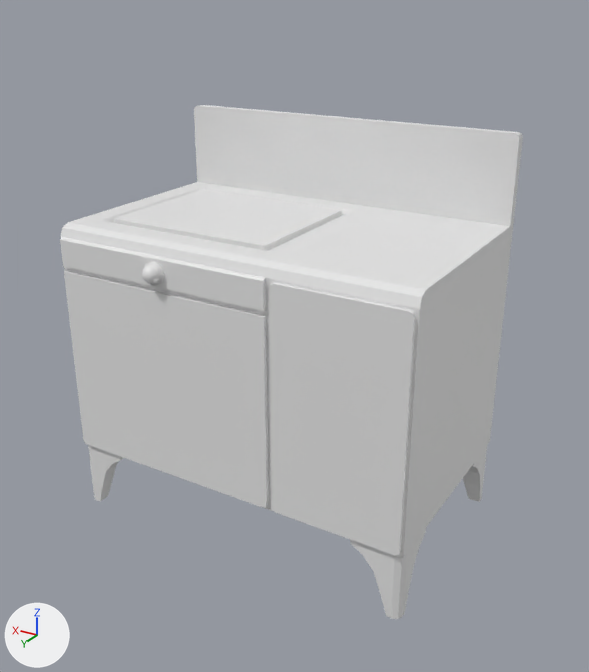
The FBX model Assets/Models/Decoration/Kitchen/Componentes/K_Fogones.fbx: old version first, new version second.
The view is the same before and after, from a camera (50 mm lens) standing at (-1.069, 1.751, 1.404) and looking at (-0.044, 0.041, 0.549). The axes (+X, +Y, +Z) are drawn at lower left. The lights are the same throughout. Where no turn or scale is listed for an object, it has been applied to the vertices.

The first picture shows 'Fogones', 'ParrillaFogones', 'PatasFogones', 'RuedaFogones'.
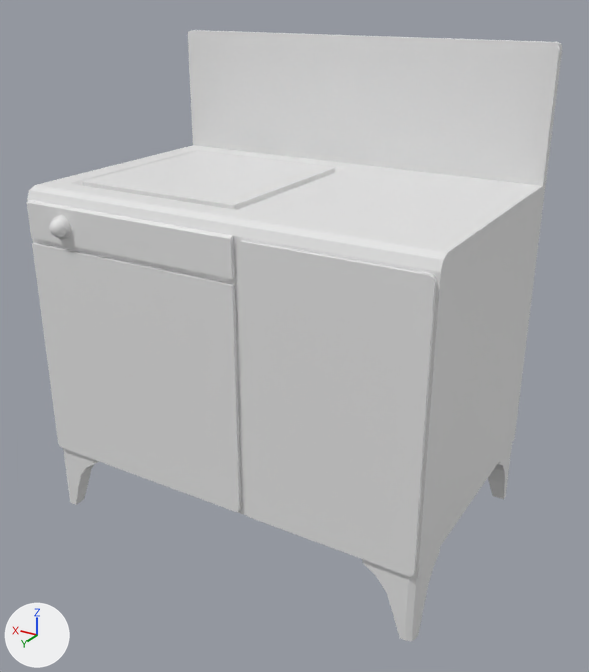
Where the newer file only moved an object's origin or applied its transform, the numbers keep the older frame.

Changed parts and their boxes (x1, y1, x2, y2) in the pictures (589 x 672 px; the box of a moved part takes in the faces that stretch with it):
'Fogones', reshaped (16% wider, 21% taller)
    before: (60, 105, 523, 558)
    after: (27, 30, 562, 579)
'ParrillaFogones', mesh rescaled (10% wider)
    before: (114, 190, 342, 250)
    after: (83, 151, 335, 210)
'PatasFogones', reshaped (12% wider, 13% taller)
    before: (88, 445, 487, 619)
    after: (63, 444, 512, 641)
'RuedaFogones', mesh moved
    before: (142, 261, 165, 286)
    after: (49, 215, 71, 240)
part 3 of me_cube_098, moved or reshaped
    before: (88, 445, 124, 501)
    after: (63, 448, 99, 505)
part 4 of me_cube_098, moved or reshaped
    before: (350, 528, 426, 619)
    after: (362, 548, 440, 641)
part 5 of me_cube_098, moved or reshaped
    before: (463, 446, 487, 502)
    after: (488, 444, 512, 499)

The change, as a list of edits to the scene's bpy script:
```text
Change me_cube_094:
    used by ob_fogones; location = (0.0, 0.0, 0.0)
    remove me_cube_094.from_pydata(...)  # 149 vertices, 132 faces; spans x -0.496..0.504, y -0.306..0.316, z 0.189..1.07
    add me_cube_094.from_pydata(...)  # 149 vertices, 132 faces; spans x -0.553..0.553, y -0.356..0.366, z 0.189..1.279
    me_cube_094 part 2: 149 of 149 vertices moved; they spanned x -0.496..0.504, y -0.306..0.316, z 0.189..1.07 and now span x -0.553..0.553, y -0.356..0.366, z 0.189..1.279; mean shift (0.024, 0.012, 0.085); largest move (-0.483, -0.279, 1.07) -> (-0.541, -0.329, 1.279)
Change me_cube_098:
    where me_cube_098.from_pydata(...)  # 472 vertices, 496 faces; spans x -0.496..0.504, y -0.306..0.306, z 0.0..0.189
    used by ob_patasfogones; location = (0.0, 0.0, 0.0)
    me_cube_098 part 3: the loose piece of 118 vertices spanning x 0.367..0.504, y 0.172..0.306, z 0.0..0.189 is moved by (0.049, 0.05, 0.0)
    me_cube_098 part 4: the loose piece of 118 vertices spanning x -0.496..-0.358, y 0.172..0.306, z 0.0..0.189 is moved by (-0.057, 0.05, 0.0)
    me_cube_098 part 5: the loose piece of 118 vertices spanning x -0.496..-0.358, y -0.306..-0.172, z 0.0..0.189 is moved by (-0.057, -0.05, 0.0)
Change me_circle_033:
    where me_circle_033.from_pydata(...)  # 57 vertices, 56 faces; spans x 0.1547..0.2147, y 0.3158..0.3506, z 0.7352..0.7952
    used by ob_ruedafogones; location = (0.0, 0.0, 0.0)
    me_circle_033 part 6: the whole mesh is moved by (0.243, 0.05, 0.0919)
Change me_cube_099:
    where me_cube_099.from_pydata(...)  # 48 vertices, 49 faces; spans x -0.054..0.423, y -0.198..0.194, z 0.824..0.839
    used by ob_parrillafogones; location = (0.0, 0.0, 0.0)
    me_cube_099 part 1: the whole mesh is scaled about its middle by (1, 1.26, 1), then moved by (0.049, 0.0, 0.102)
```
